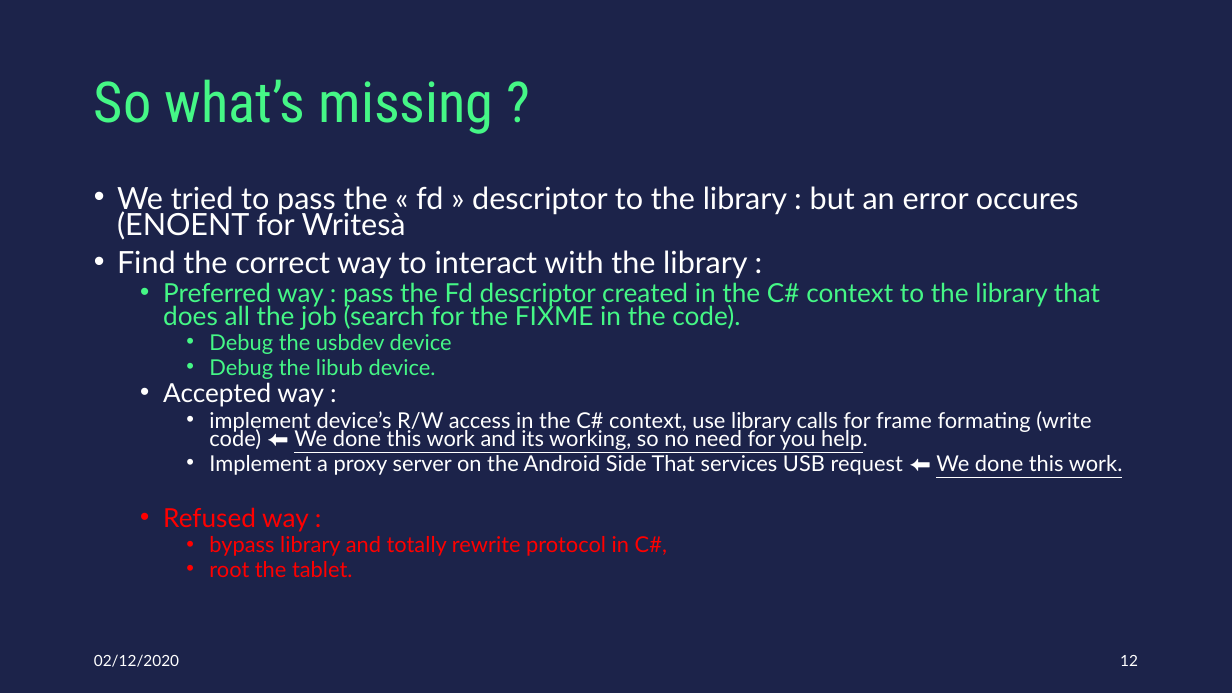
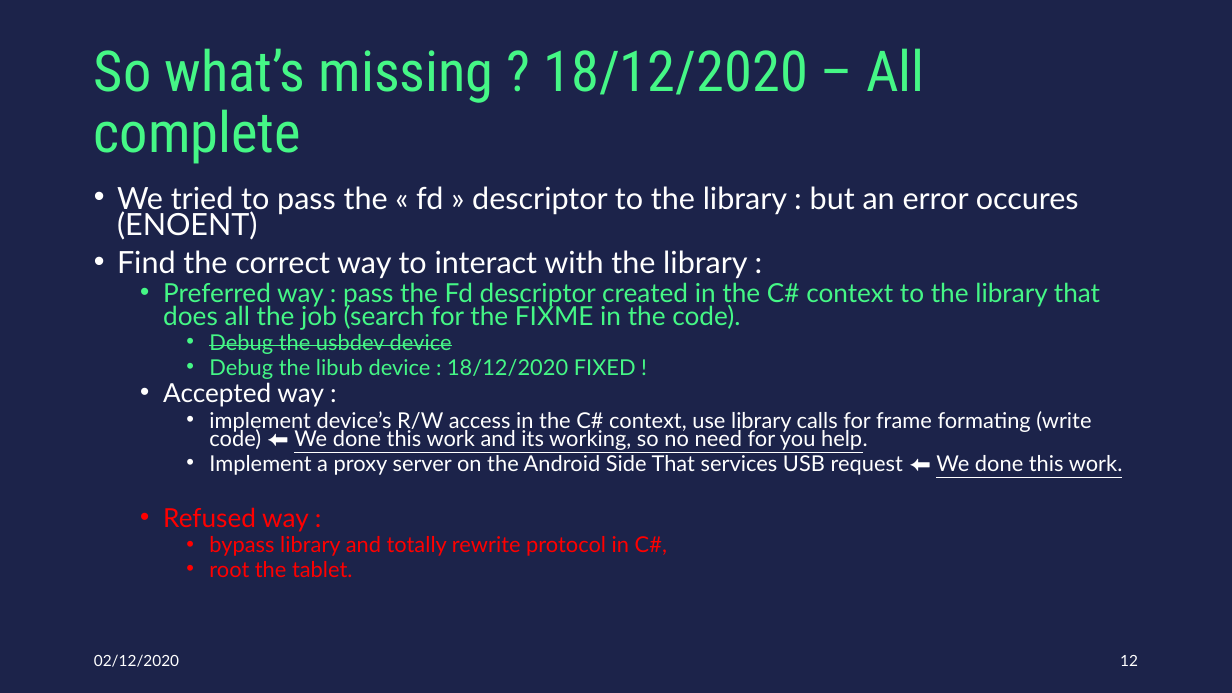
Before and after one commit to bizulk/Android-USB-Host-Link, a slide deck: slide 12 of 20201202_AndroidFilaire_ProjectRequirements.pptx. Drawn at 1232x693 pixels with LibreOffice and Linux fonts; fonts in the diff are those of the drawing. Boxes give left, top, right and bottom in pixels: in the first picture for what was removed or moved away, otherwise in the second. Text is boxed around its words. In the diff, an @@ line names an element or a change of style, - is before the commit and + after.

```diff
--- a/20201202_AndroidFilaire_ProjectRequirements.pptx
+++ b/20201202_AndroidFilaire_ProjectRequirements.pptx
@@ title at box(94, 48, 924, 164): text changed @@
-So what’s missing ?
+So what’s missing ? 18/12/2020 – All complete
@@ text at box(117, 186, 1079, 240): text changed @@
-• We tried to pass the « fd » descriptor to the library : but an error occures (ENOENT for Writesà
+• We tried to pass the « fd » descriptor to the library : but an error occures (ENOENT)
@@ text at box(209, 359, 636, 379): text changed @@
-    • Debug the libub device.
+    • Debug the libub device : 18/12/2020 FIXED !
@@ text at box(209, 334, 452, 354): strikethrough on in "Debug the usbdev device" @@
```
Also in this commit, not shown: 2 other slides changed.
